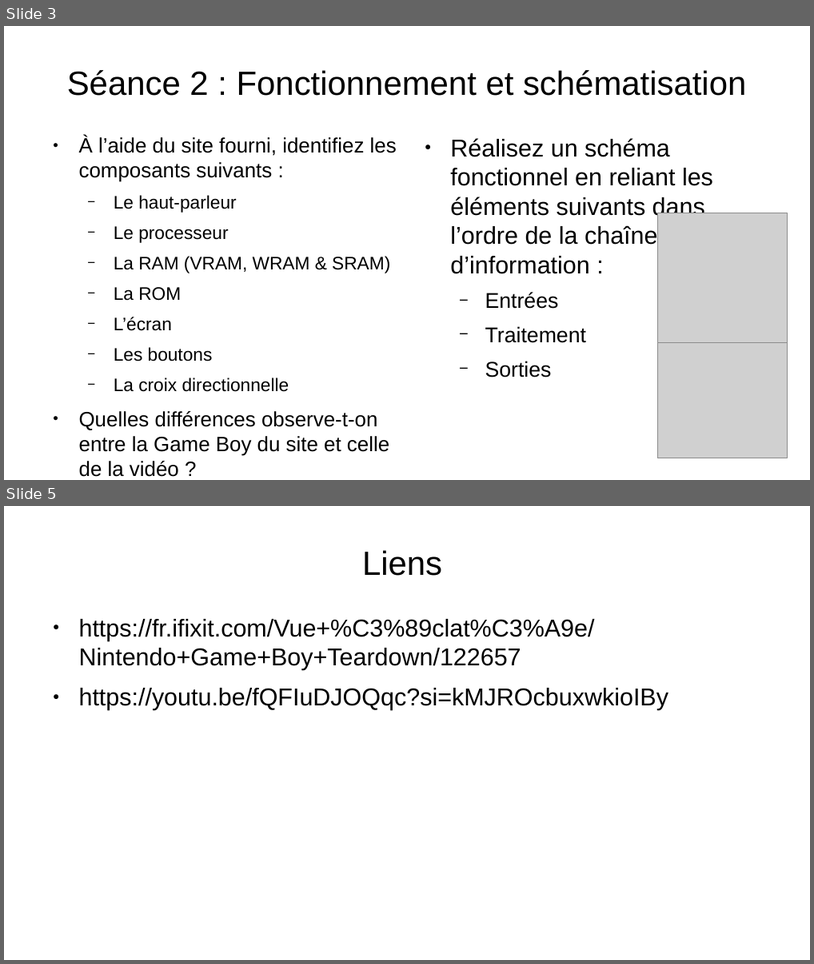
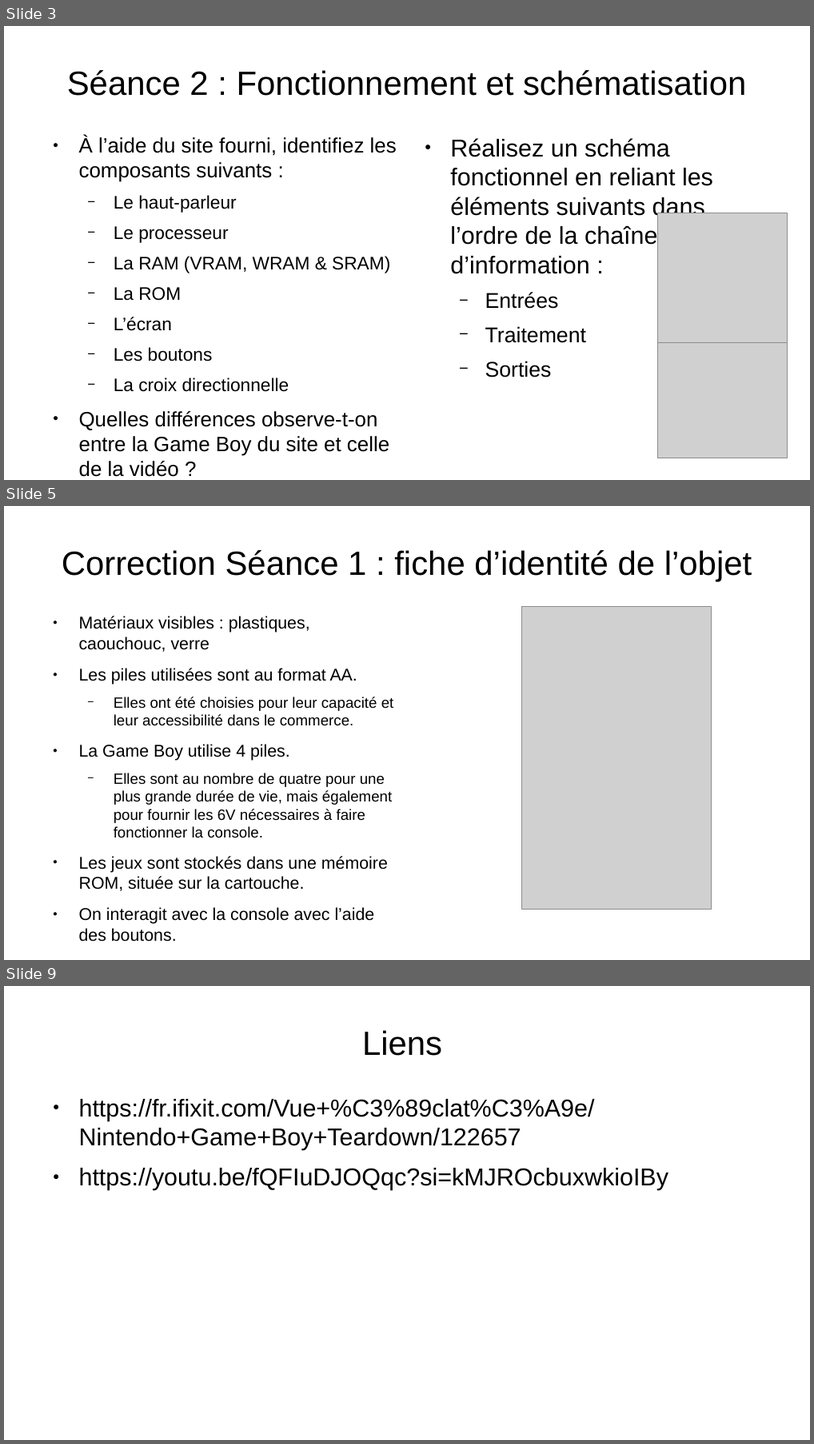
Before and after one commit to Merliin42/Cours-Techno, a slide deck: Séquence Gameboy/séquence game boy.odp. Shown one above the other, each under a label of ours: slides 3 and 5 before the commit, slides 3, 5 and 9 after it; the slides between them are not shown. The pictures are 814x964 and 814x1444 pixels, drawn with LibreOffice and Linux fonts; fonts in the diff are those of the drawing; grey boxes stand for pictures; background and template pictures are left out. Boxes give left, top, right and bottom in pixels: in the first picture for what was removed or moved away, otherwise in the second. Text is boxed around its words. In the diff, an @@ line names an element or a change of style, - is before the commit and + after.

Commit message:
Game Boy séquence terminée

```diff
--- a/Séquence Gameboy/séquence game boy.odp
+++ b/Séquence Gameboy/séquence game boy.odp
@@ slide 5 added at (4,506,810,960), background picture (left out) @@
@@ title added at (62,550,752,582), 33 pt, text #000000 @@
+Correction Séance 1 : fiche d’identité de l’objet
@@ text added at (79,616,394,941), 16.8 pt, text #000000 @@
+● Matériaux visibles : plastiques, caouchouc, verre
+● Les piles utilisées sont au format AA.
+  − Elles ont été choisies pour leur capacité et leur accessibilité dans le commerce.
+● La Game Boy utilise 4 piles.
+  − Elles sont au nombre de quatre pour une plus grande durée de vie, mais également pour fournir les 6V nécessaires à faire fonctionner la console.
+● Les jeux sont stockés dans une mémoire ROM, située sur la cartouche.
+● On interagit avec la console avec l’aide des boutons.
@@ picture added at (523,607,712,909) @@
@@ what was slide 5 is now slide 9 @@
```
Also in this commit, not shown: 4 other slides added, 1 slide removed, 4 other files.
